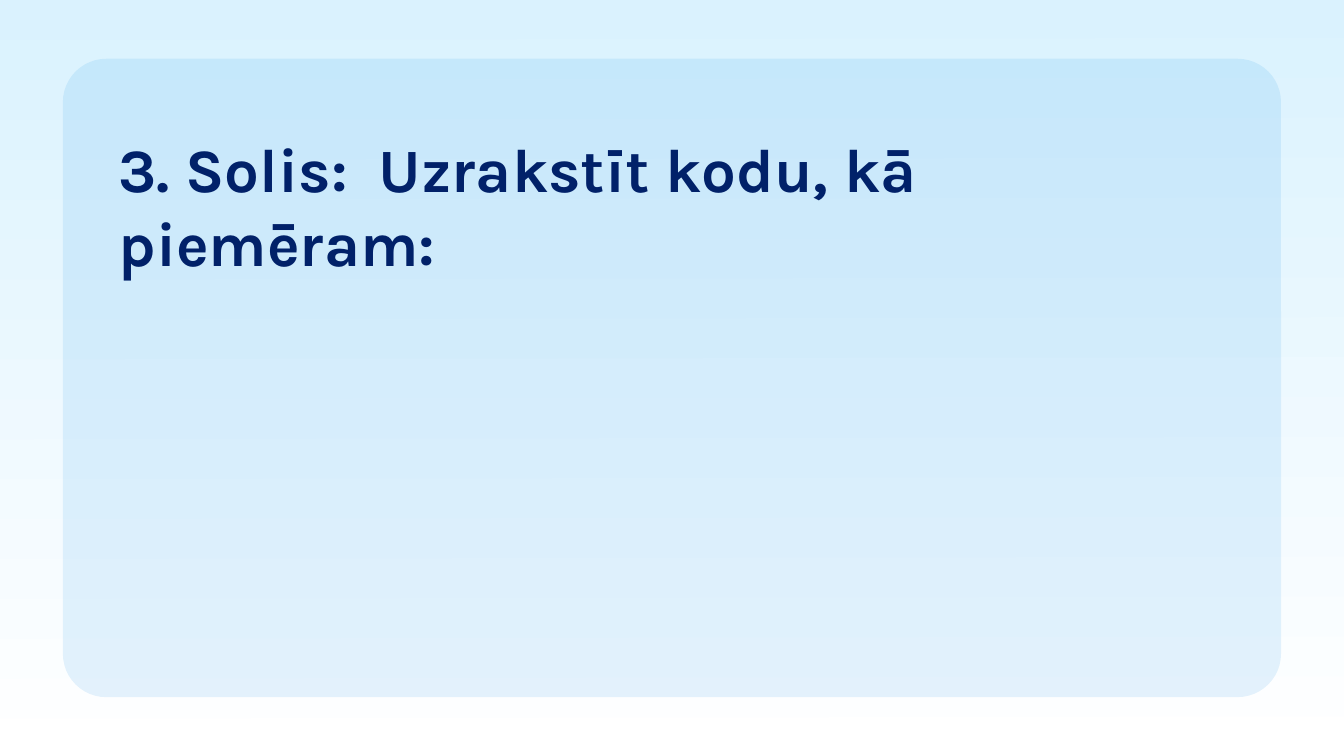
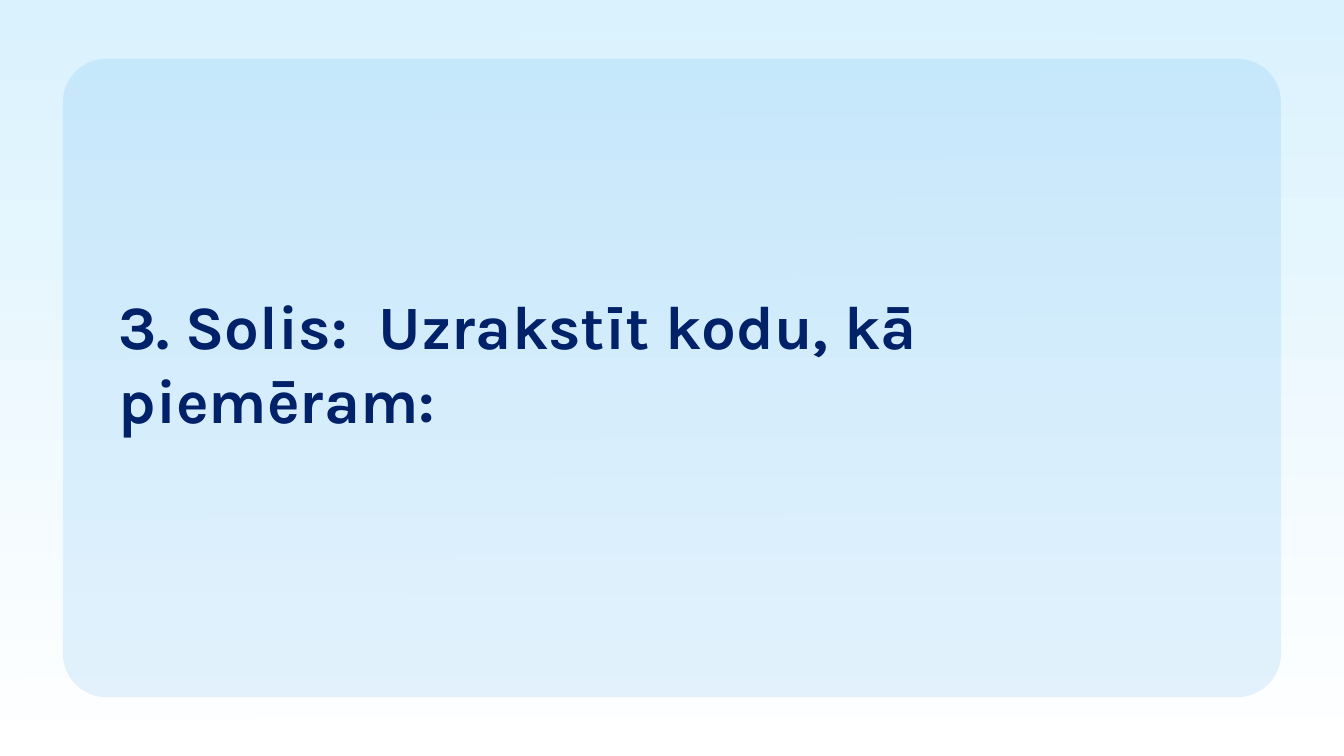
Before and after one commit to SilinsLVT/Teksta_Datnes_Eksamens, a slide deck: slide 7 of Materiāls un diagrammas/TekstaDatnes_Lukass.pptx (slide 5 before the commit). Drawn at 1344x756 pixels with LibreOffice and Linux fonts; fonts in the diff are those of the drawing. Boxes give left, top, right and bottom in pixels: in the first picture for what was removed or moved away, otherwise in the second. Text is boxed around its words. In the diff, an @@ line names an element or a change of style, - is before the commit and + after.

```diff
--- a/Materiāls un diagrammas/TekstaDatnes_Lukass.pptx
+++ b/Materiāls un diagrammas/TekstaDatnes_Lukass.pptx
@@ title "3. Solis: Uzrakstīt kodu, kā ...": place and size @@
-title "3. Solis: Uzrakstīt kodu, kā ..." at box(119, 148, 916, 281)
+title "3. Solis: Uzrakstīt kodu, kā ..." at box(119, 305, 916, 438)
```
Also in this commit, not shown: 3 other slides changed, 1 slide added.
